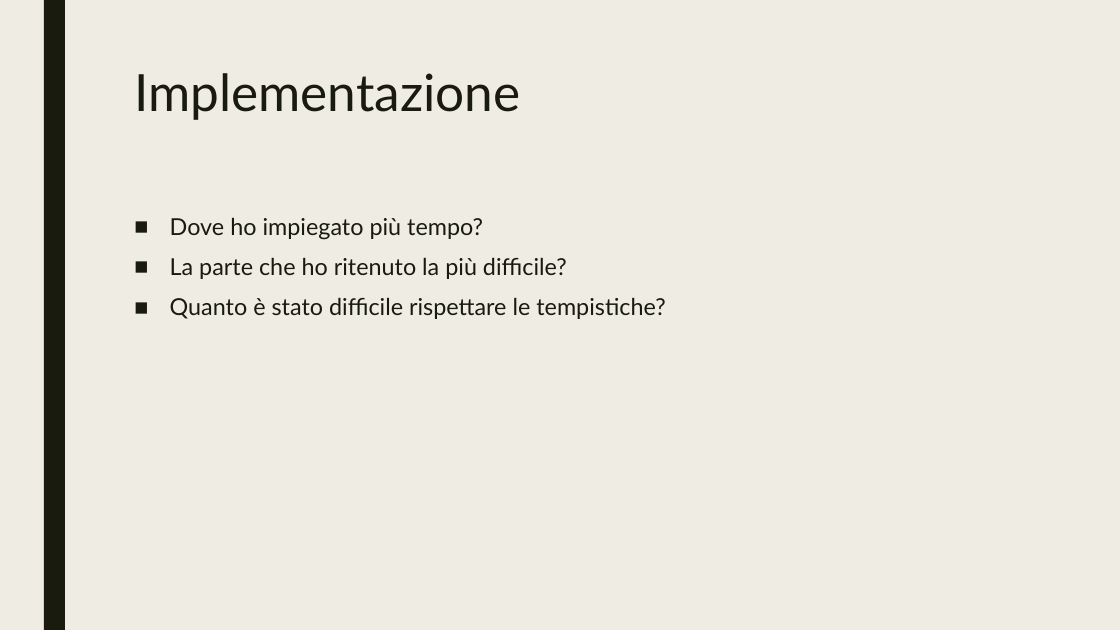
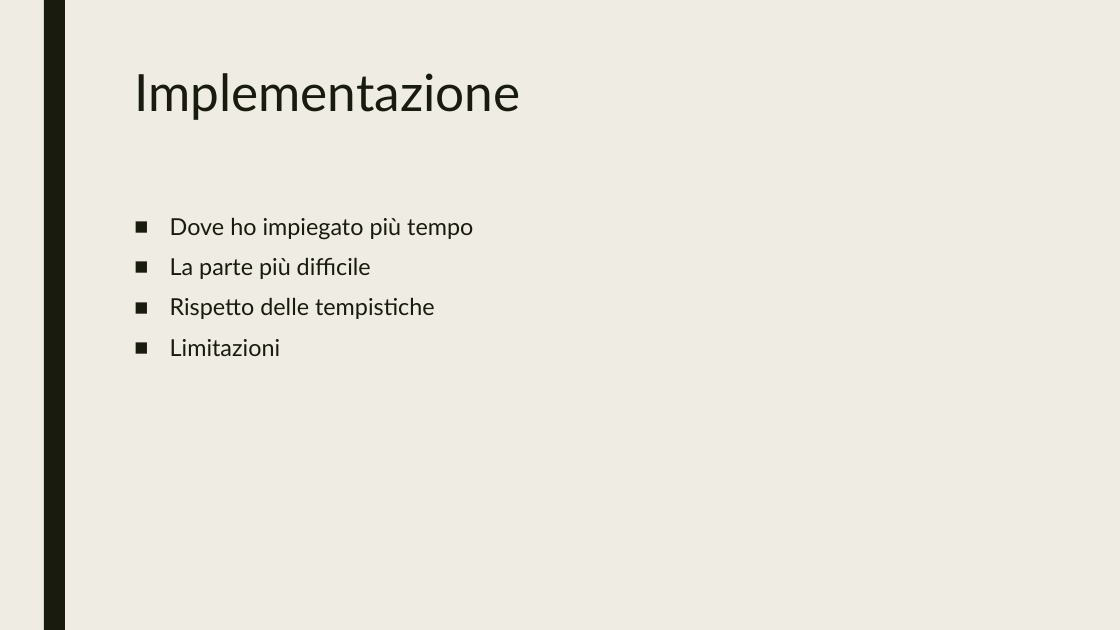
Before and after one commit to JariNaeser/Progetto1, a slide deck: slide 5 of doc/Presentazione progetto.pptx. Drawn at 1120x630 pixels with LibreOffice and Linux fonts; fonts in the diff are those of the drawing. Boxes give left, top, right and bottom in pixels: in the first picture for what was removed or moved away, otherwise in the second. Text is boxed around its words. In the diff, an @@ line names an element or a change of style, - is before the commit and + after.

```diff
--- a/doc/Presentazione progetto.pptx
+++ b/doc/Presentazione progetto.pptx
@@ text at (170,217,473,356): text changed @@
-■ Dove ho impiegato più tempo?
-■ La parte che ho ritenuto la più difficile?
-■ Quanto è stato difficile rispettare le tempistiche?
+■ Dove ho impiegato più tempo
+■ La parte più difficile
+■ Rispetto delle tempistiche
+■ Limitazioni
```
Also in this commit, not shown: 4 other slides changed, 1 other file.
